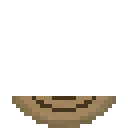
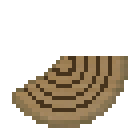
Layered file, before and after one edit (128x128). Changes by layer:
painted on "Layer 2" over (12, 56, 128, 96)
